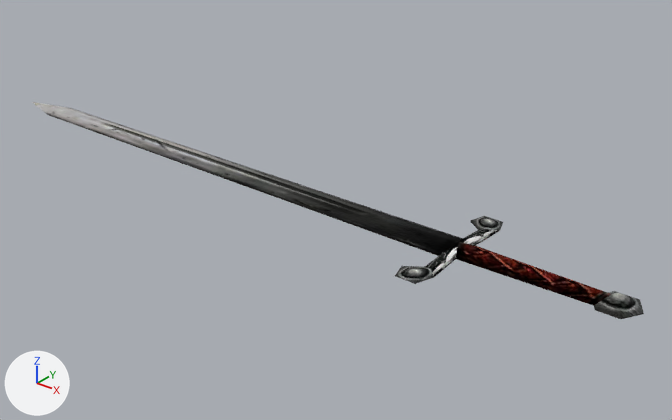
Before and after pictures for a commit that changed the glTF model assets/models/ITMW_045_1H_SWORD_SMITH_02.glb.
One viewpoint serves both versions: a 50 mm camera at (0.497, -0.88, 0.541) aimed at (-0.246, 0.049, -0.035). The axes (+X, +Y, +Z) are drawn at lower left. The lights are the same throughout. Vertices at the same position are counted once.
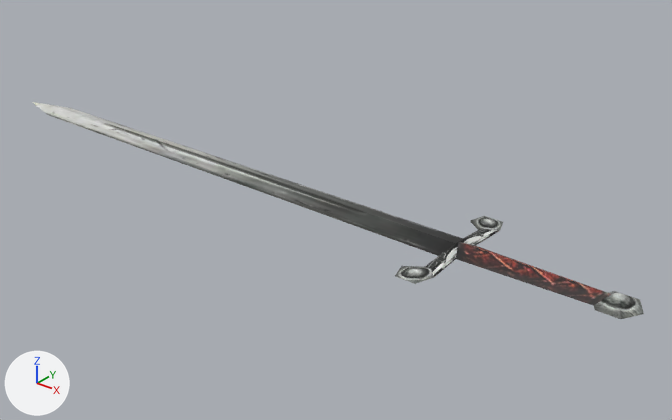
Changed parts and their boxes [x1, y1, x2, y2] in the pictures (672 x 420 px):
'Mesh', surface changed, shading changed
    both: [32, 102, 644, 319]
part 1 of me_mesh, shading changed
    both: [596, 292, 637, 319]
part 2 of me_mesh, shading changed
    both: [62, 108, 463, 256]
part 3 of me_mesh, shading changed
    both: [415, 220, 503, 284]

Edits to the bpy script that builds the scene:
```text
Add img_itmeleerest_1:
    img_itmeleerest_1 = load_image('ItMeleeRest', '_unpacked/ItMeleeRest', 512, 512, 'sRGB')
Add img_itmeleeblades_1:
    img_itmeleeblades_1 = load_image('ItMeleeBlades', '_unpacked/ItMeleeBlades', 512, 512, 'sRGB')
Change mat_itmeleeblades:
    mat_itmeleeblades.metallic: 1.0 -> 0.0
    mat_itmeleeblades.roughness: 1.0 -> 0.5
    mat_itmeleeblades.texture: img_itmeleeblades -> img_itmeleeblades_1
Change mat_itmeleerest:
    mat_itmeleerest.metallic: 1.0 -> 0.0
    mat_itmeleerest.roughness: 1.0 -> 0.5
    mat_itmeleerest.texture: img_itmeleerest -> img_itmeleerest_1
Change me_mesh:
    where me_mesh.from_pydata(...)  # 44 vertices, 72 faces; spans x -0.89..0.22, y -0.102..0.102, z -0.015..0.015
    used by ob_mesh; location = (0.0, 0.0, 0.0)
    me_mesh part 1: 3 of the faces centred in x 0.19, y -0.017..0.017, z -0.005..0.005 are now shaded flat
    me_mesh part 2: 2 of the faces centred in x -0.279, y -0.01..0.01, z 0.005 are now shaded flat
    me_mesh part 3: 2 of the faces centred in x -0.011, y -0.087..0.087, z 0.002 are now shaded flat
```
